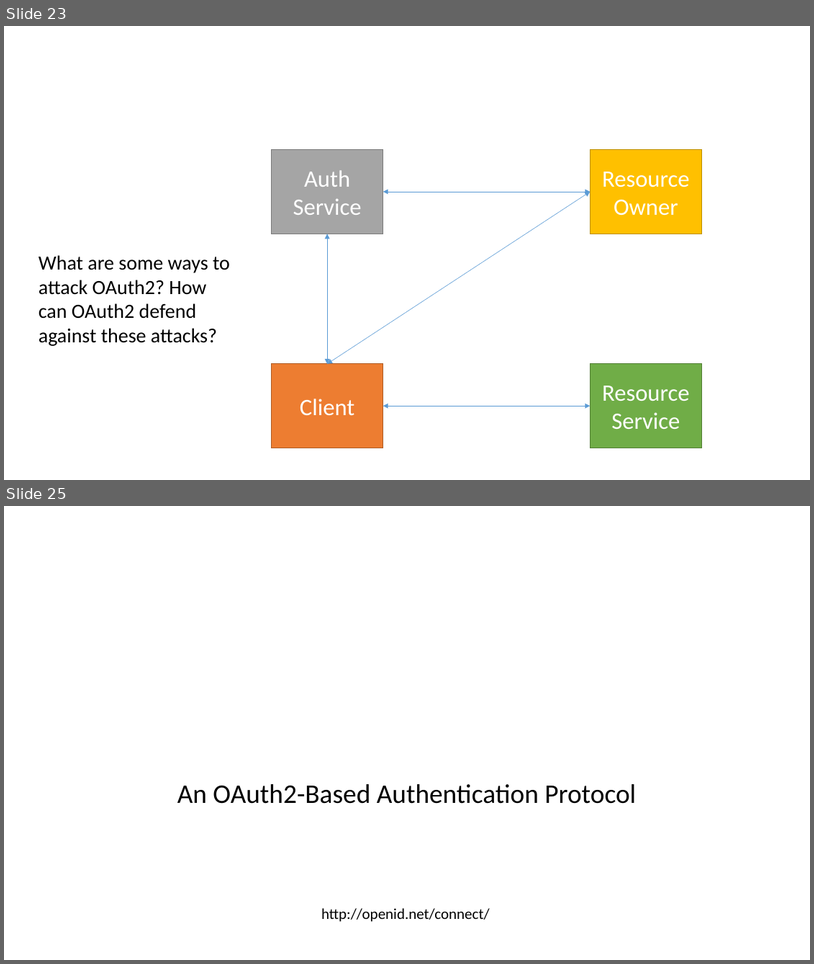
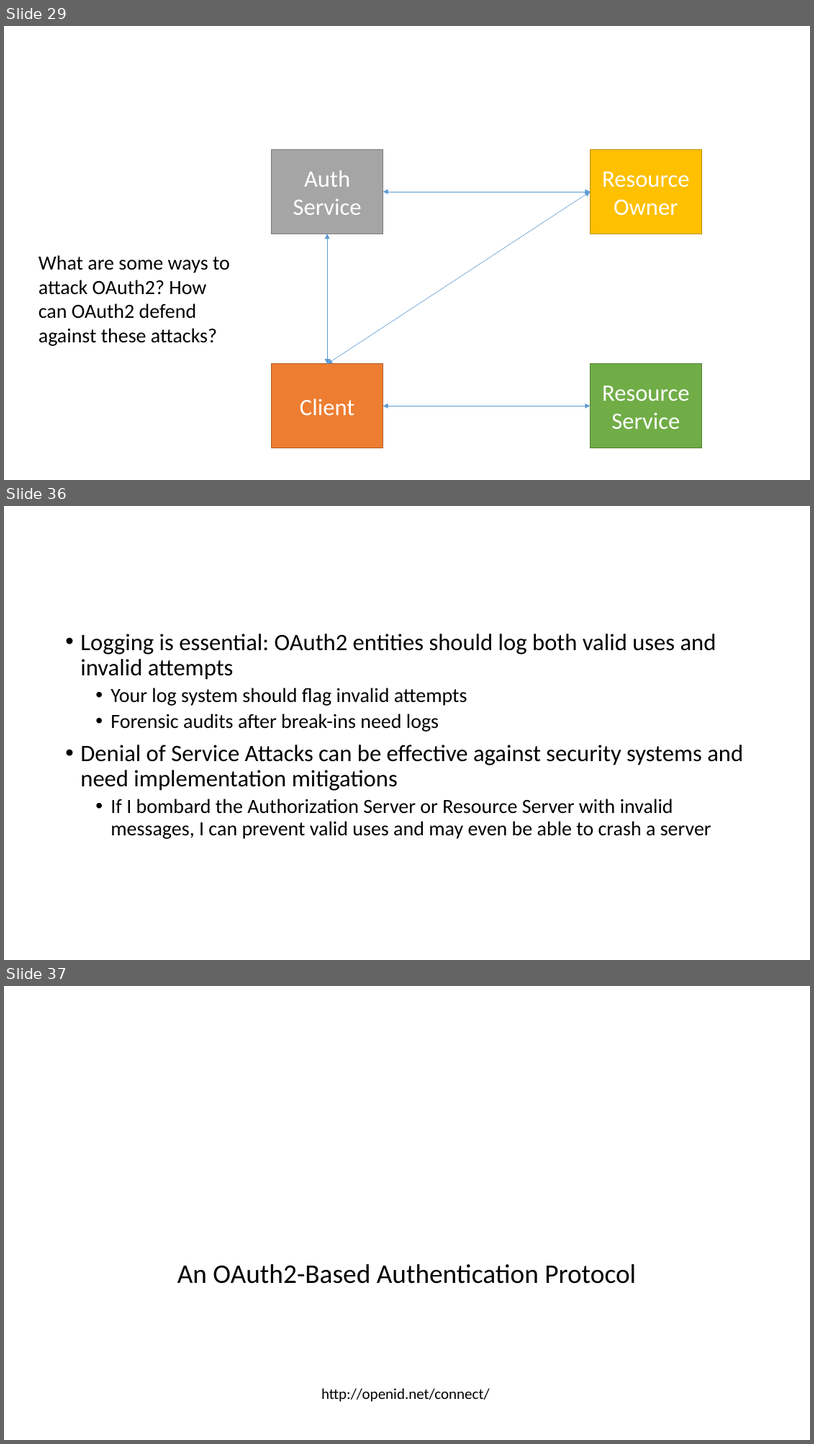
Before and after one commit to airavata-courses/airavata-courses.github.io, a slide deck: fall2017/slides/Fall2017-OAuth2-OIDC.pptx. Shown one above the other, each under a label of ours: slides 23 and 25 before the commit, slides 29, 36 and 37 after it; the slides between them are not shown. The pictures are 814x964 and 814x1444 pixels, drawn with LibreOffice and Linux fonts; fonts in the diff are those of the drawing. Boxes give left, top, right and bottom in pixels: in the first picture for what was removed or moved away, otherwise in the second. Text is boxed around its words. In the diff, an @@ line names an element or a change of style, - is before the commit and + after.

Commit message:
OAuth2 lecture slides

```diff
--- a/fall2017/slides/Fall2017-OAuth2-OIDC.pptx
+++ b/fall2017/slides/Fall2017-OAuth2-OIDC.pptx
@@ slide 36 added at bbox=[4, 506, 810, 960], background #FFFFFF @@
@@ title added at bbox=[59, 530, 756, 618], fill #4472C4, outline #325491 1 pt @@
@@ text added at bbox=[59, 627, 756, 915], fill #FFFFFF, outline #4472C4 1 pt, 24 pt, text #000000 @@
+• Logging is essential: OAuth2 entities should log both valid uses and invalid attempts
+  • Your log system should flag invalid attempts
+  • Forensic audits after break-ins need logs
+• Denial of Service Attacks can be effective against security systems and need implementation mitigations
+  • If I bombard the Authorization Server or Resource Server with invalid messages, I can prevent valid uses and may even be able to crash a server
@@ what was slide 23 is now slide 29 @@
@@ what was slide 25 is now slide 37 @@
```
Also in this commit, not shown: 16 slides changed, 14 other slides added, 1 slide removed, 2 other files.
